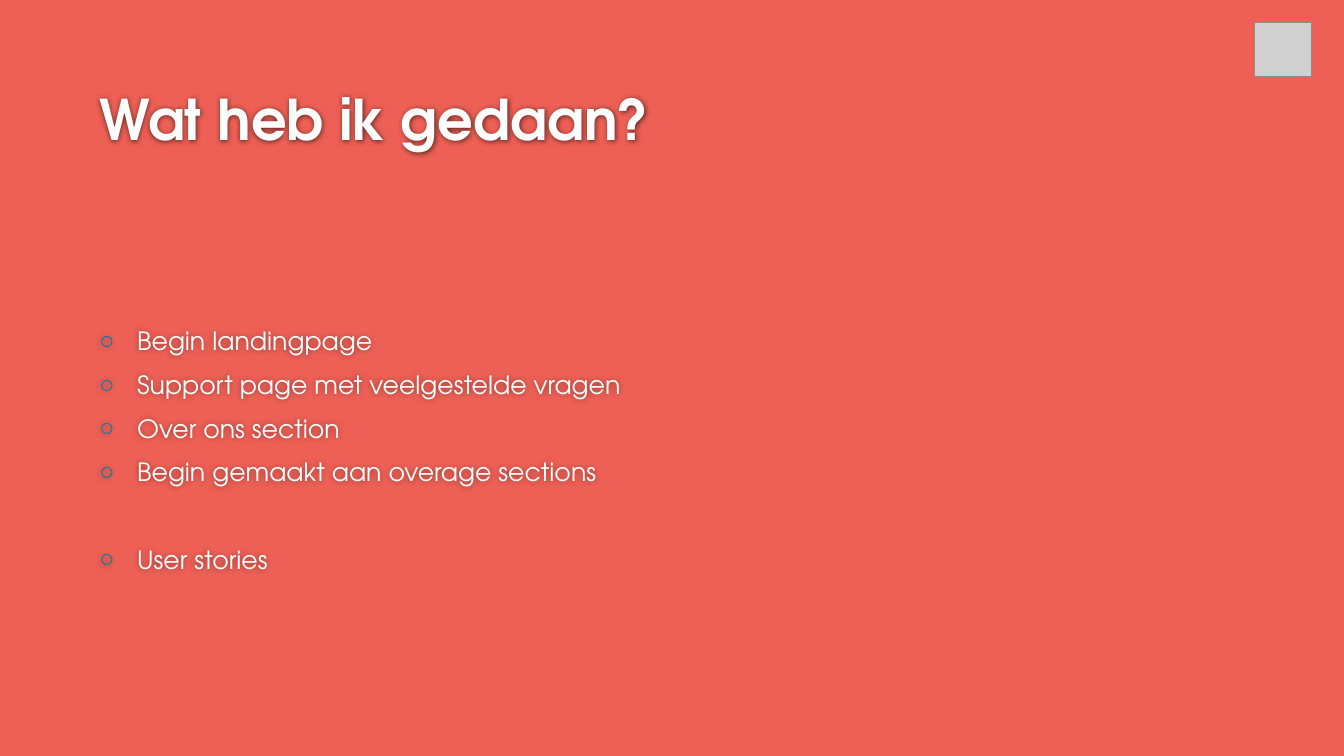
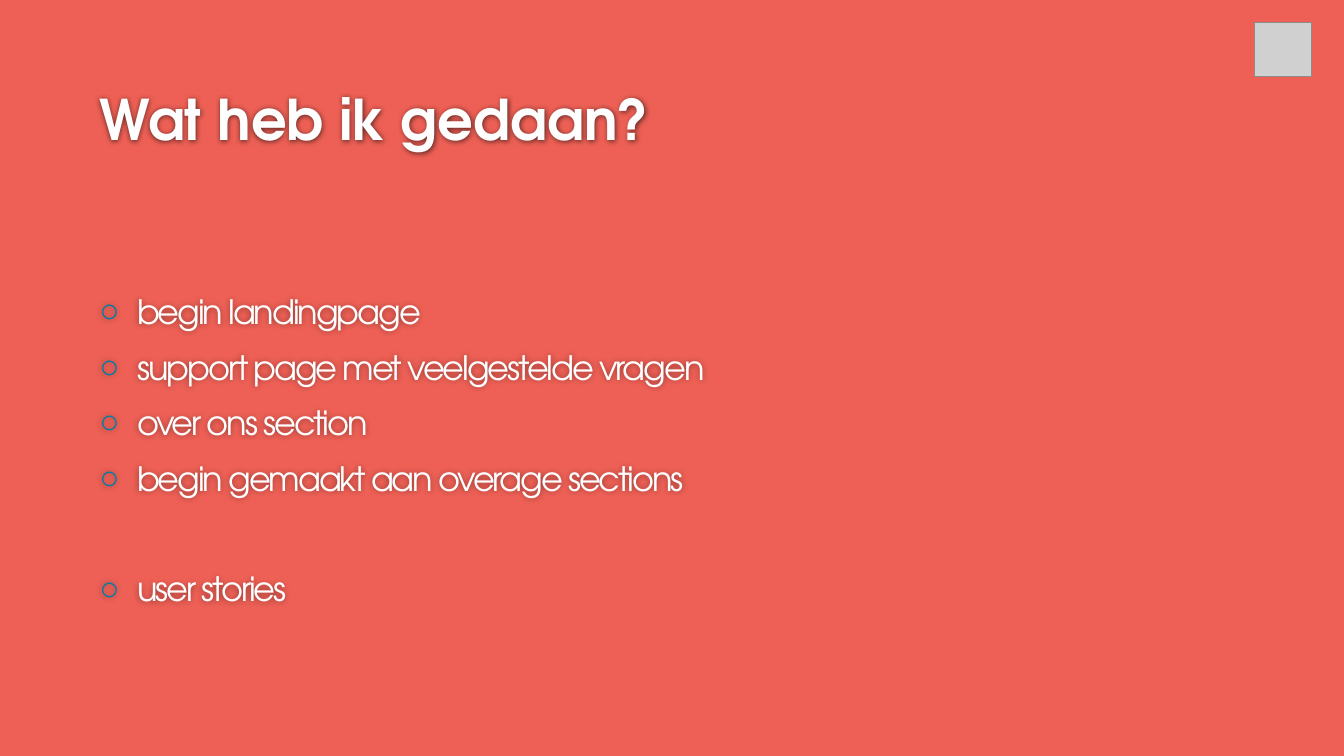
Before and after one commit to svmcd/corono, a slide deck: slide 5 of documenten/corono-sprintreview-0.pptx (slide 4 before the commit). Drawn at 1344x756 pixels with LibreOffice and Linux fonts; fonts in the diff are those of the drawing; grey boxes stand for pictures; background and template pictures are left out. Boxes give left, top, right and bottom in pixels: in the first picture for what was removed or moved away, otherwise in the second. Text is boxed around its words. In the diff, an @@ line names an element or a change of style, - is before the commit and + after.

```diff
--- a/documenten/corono-sprintreview-0.pptx
+++ b/documenten/corono-sprintreview-0.pptx
@@ text at [137,299,704,602]: text changed; size 18 to 24 pt @@
-○ Begin landingpage
-○ Support page met veelgestelde vragen
-○ Over ons section
-○ Begin gemaakt aan overage sections
-○ User stories
+○ begin landingpage
+○ support page met veelgestelde vragen
+○ over ons section
+○ begin gemaakt aan overage sections
+○ user stories
```
Also in this commit, not shown: 4 other slides changed, 1 slide added, 2 other files.
